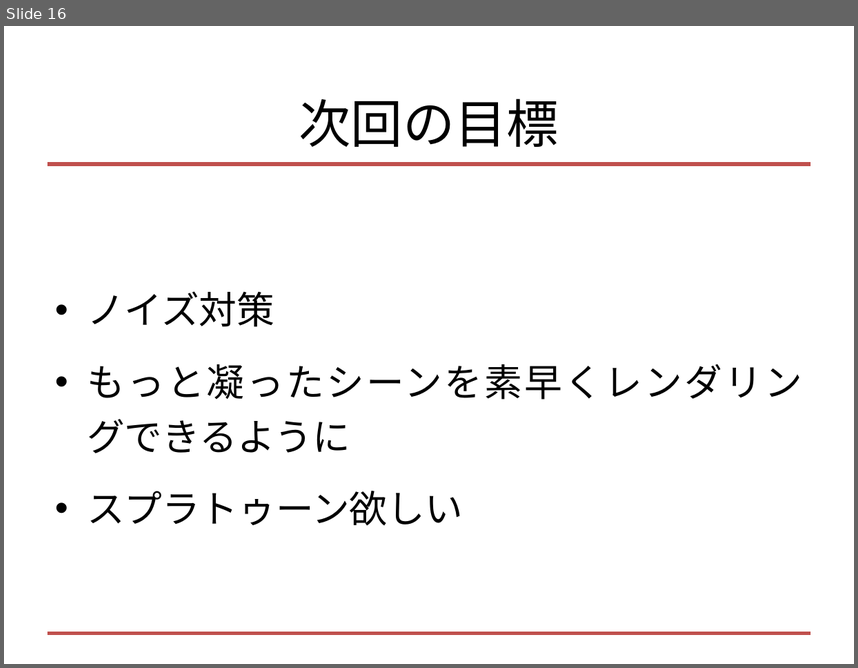
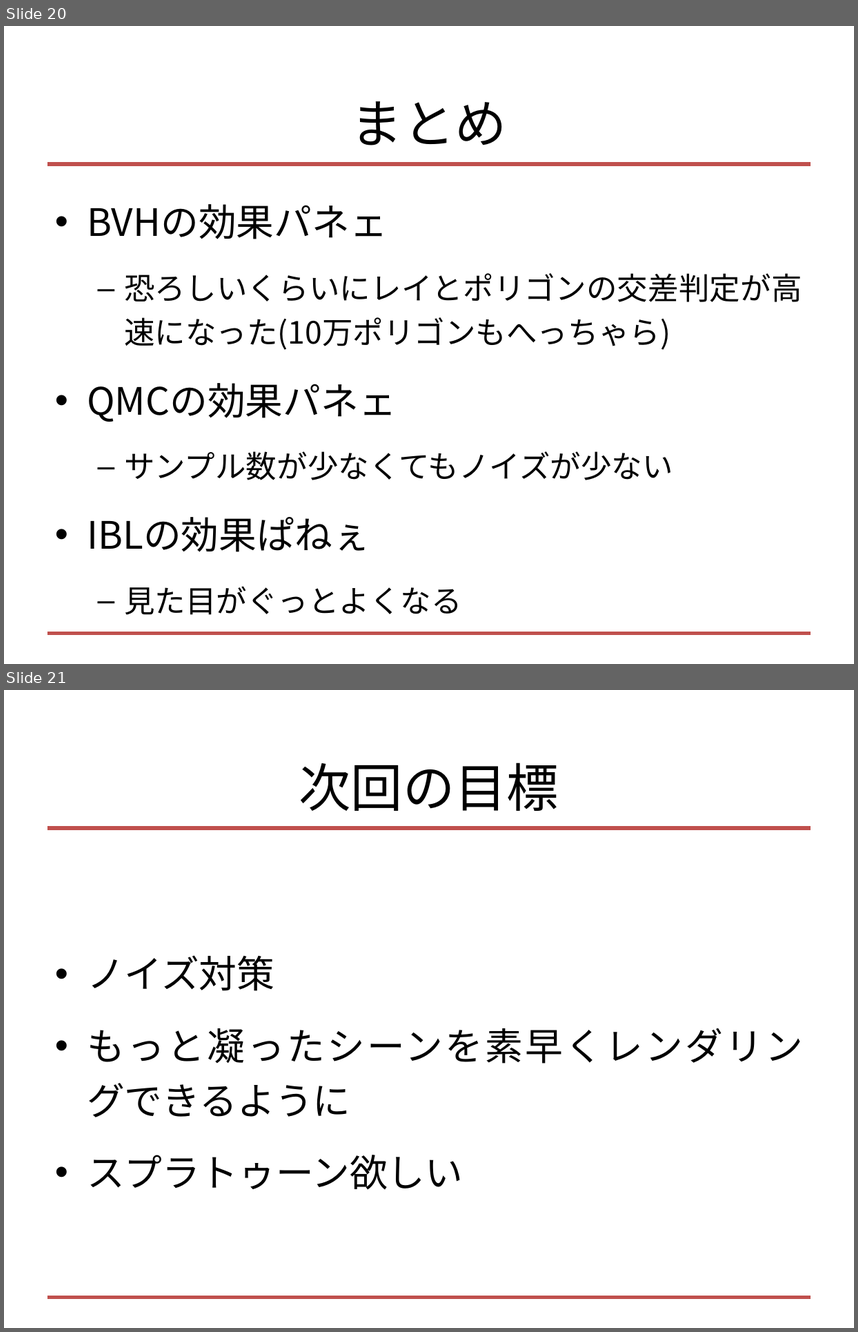
Before and after one commit to tek-nishi/SecondRayTrace, a slide deck: レイトレ合宿3!!!.pptx. Shown one above the other, each under a label of ours: slide 16 before the commit, slides 20 and 21 after it. The pictures are 858x668 and 858x1332 pixels, drawn with LibreOffice and Linux fonts; fonts in the diff are those of the drawing. Boxes give left, top, right and bottom in pixels: in the first picture for what was removed or moved away, otherwise in the second. Text is boxed around its words. In the diff, an @@ line names an element or a change of style, - is before the commit and + after.

```diff
--- a/レイトレ合宿3!!!.pptx
+++ b/レイトレ合宿3!!!.pptx
@@ slide 20 added at (x1=4, y1=26, x2=854, y2=664), background #FFFFFF; not listed: 2 template elements that a slide beside it also shows @@
@@ title added at (x1=351, y1=101, x2=507, y2=145), 44 pt, text #000000 @@
+まとめ
@@ text added at (x1=87, y1=204, x2=802, y2=615), 26 pt, text #000000 @@
+• BVHの効果パネェ
+  – 恐ろしいくらいにレイとポリゴンの交差判定が高速になった(10万ポリゴンもへっちゃら)
+• QMCの効果パネェ
+  – サンプル数が少なくてもノイズが少ない
+• IBLの効果ぱねぇ
+  – 見た目がぐっとよくなる
@@ what was slide 16 is now slide 21 @@
```
Also in this commit, not shown: 14 slides changed, 4 other slides added, 3 other files.
